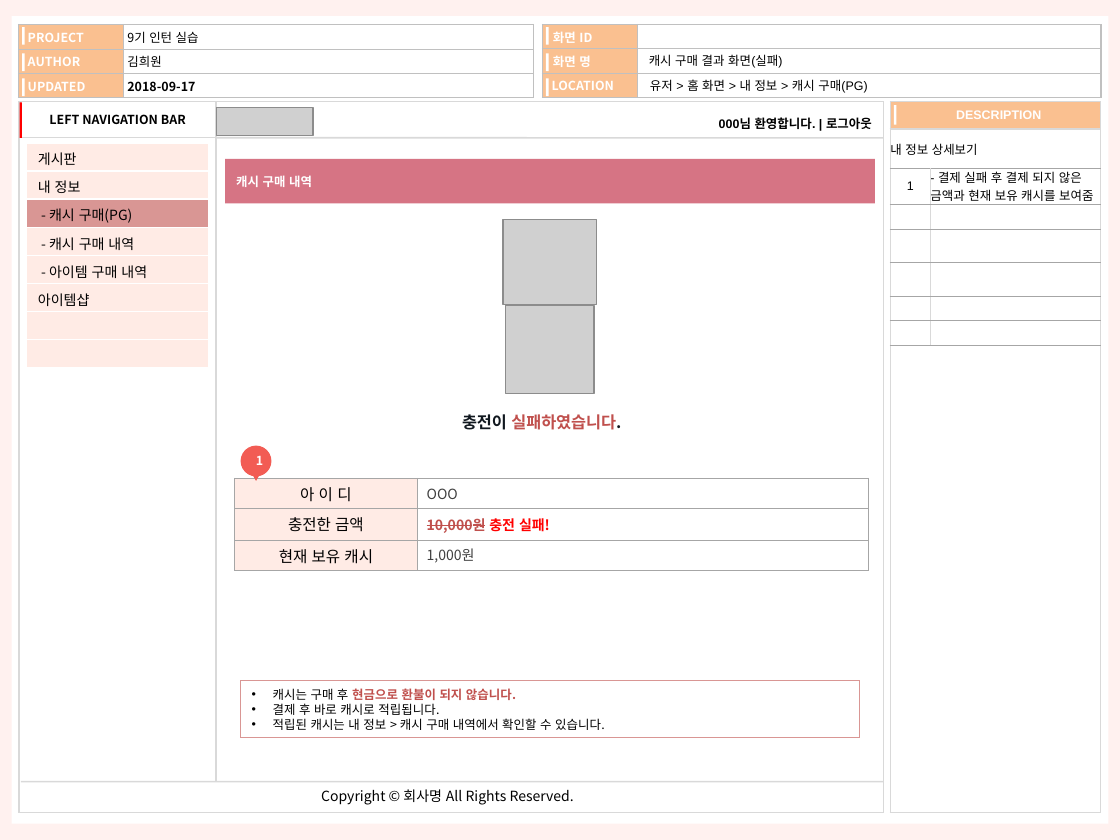
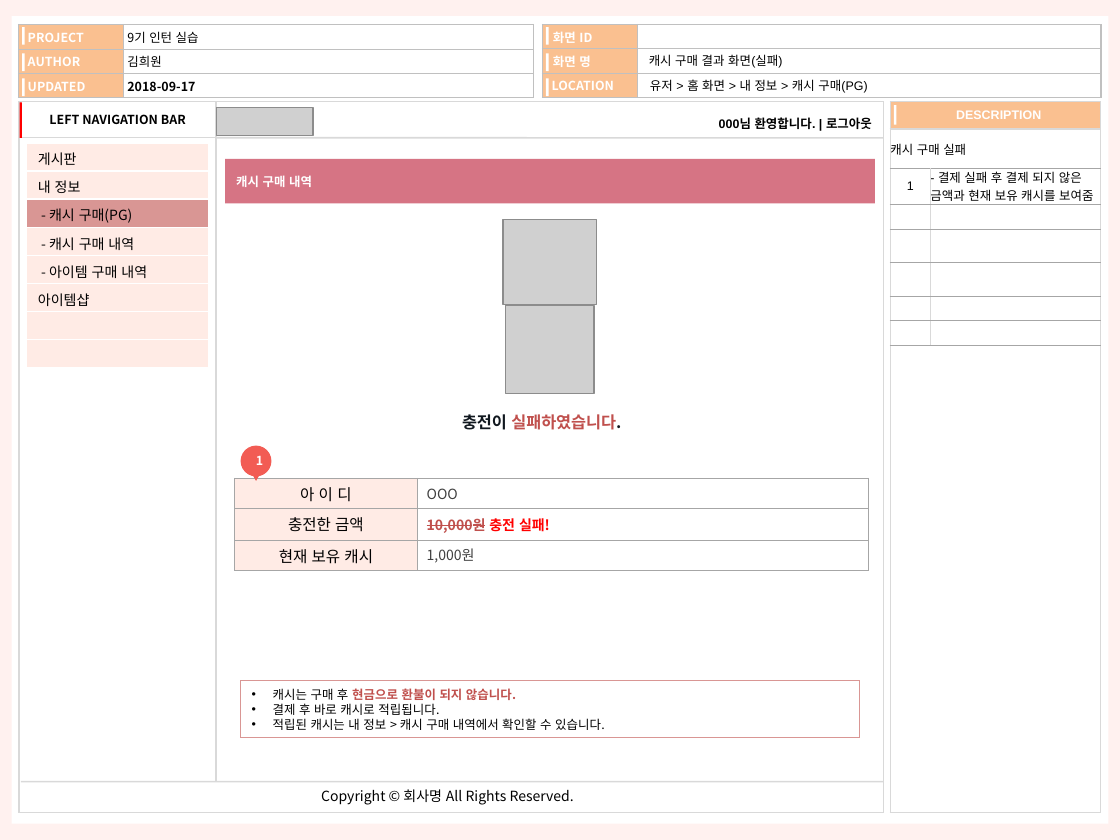
Before and after one commit to kimheewon/project, a slide deck: slide 20 of Document/인턴_김희원_산출물_화면정의서_사용자_v1.2.pptx. Drawn at 1120x840 pixels with LibreOffice and Linux fonts; fonts in the diff are those of the drawing; grey boxes stand for pictures. Boxes give left, top, right and bottom in pixels: in the first picture for what was removed or moved away, otherwise in the second. Text is boxed around its words. In the diff, an @@ line names an element or a change of style, - is before the commit and + after.

```diff
--- a/Document/인턴_김희원_산출물_화면정의서_사용자_v1.2.pptx
+++ b/Document/인턴_김희원_산출물_화면정의서_사용자_v1.2.pptx
@@ table at (890, 129, 1101, 354) @@
-row 1, column 1: 내 정보 상세보기
+row 1, column 1: 캐시 구매 실패
```
Also in this commit, not shown: 4 other slides changed, 10 other files.
